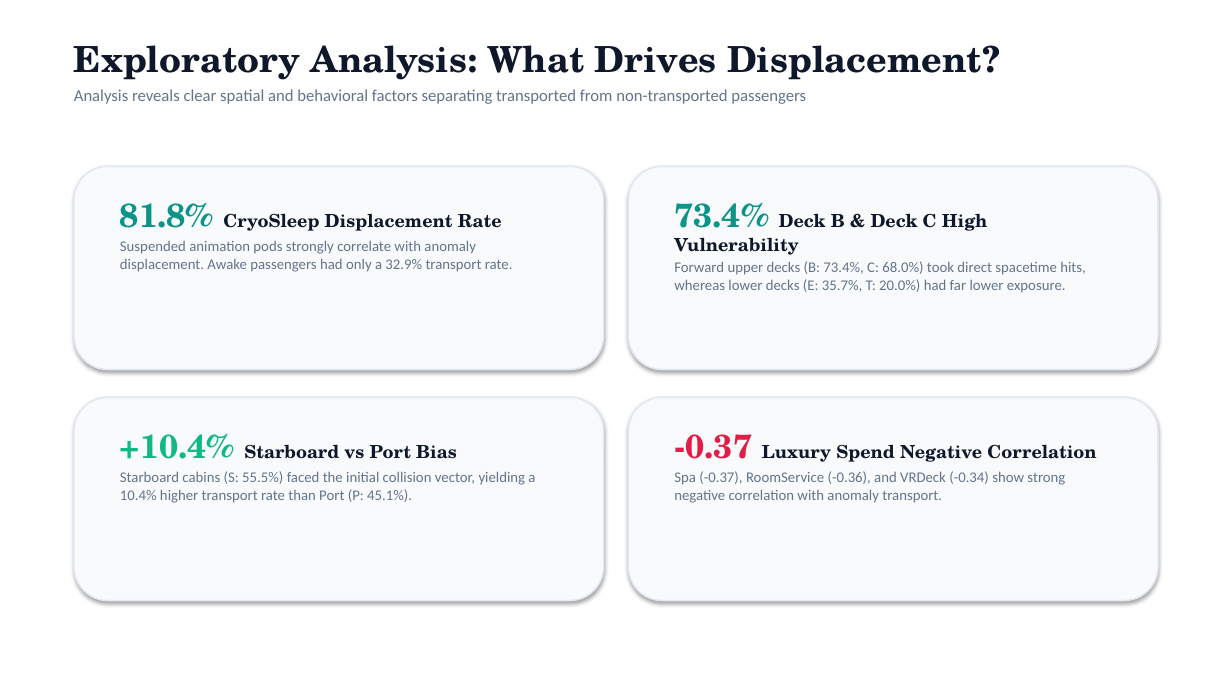
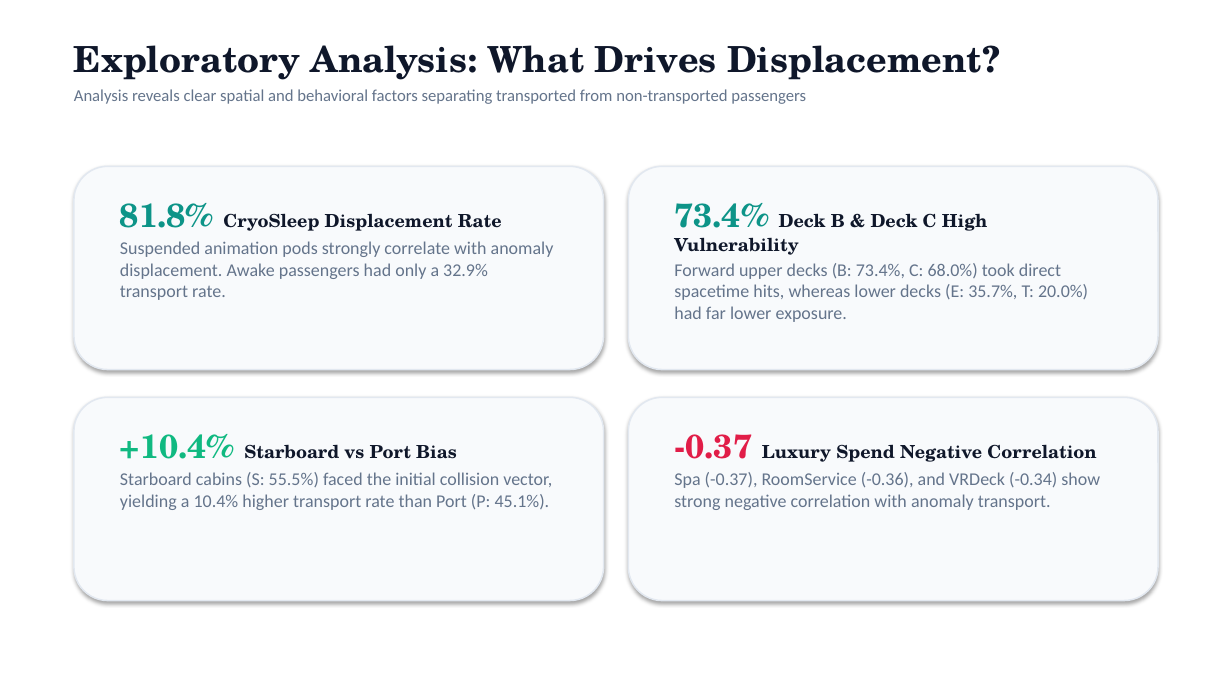
Before and after one commit to lohitaksh2324/Titanic-Spaceship, a slide deck: slide 6 of Spaceship_Titanic_Presentation.pptx. Drawn at 1232x693 pixels with LibreOffice and Linux fonts; fonts in the diff are those of the drawing. Boxes give left, top, right and bottom in pixels: in the first picture for what was removed or moved away, otherwise in the second. Text is boxed around its words. In the diff, an @@ line names an element or a change of style, - is before the commit and + after.

```diff
--- a/Spaceship_Titanic_Presentation.pptx
+++ b/Spaceship_Titanic_Presentation.pptx
@@ text at [120,241,554,300]: size 11.5 to 14 pt in "Suspended animation pods strongly correlate with anomaly ..." @@
@@ text at [674,263,1088,322]: size 11.5 to 14 pt in "Forward upper decks (B: 73.4%, C: 68.0%) ..." @@
@@ text at [120,472,552,510]: size 11.5 to 14 pt in "Starboard cabins (S: 55.5%) faced the initial ..." @@
@@ text at [674,472,1100,510]: size 11.5 to 14 pt in "Spa (-0.37), RoomService (-0.36), and VRDeck (-0.34) ..." @@
```
Also in this commit, not shown: 13 other slides changed, 2 other files.
